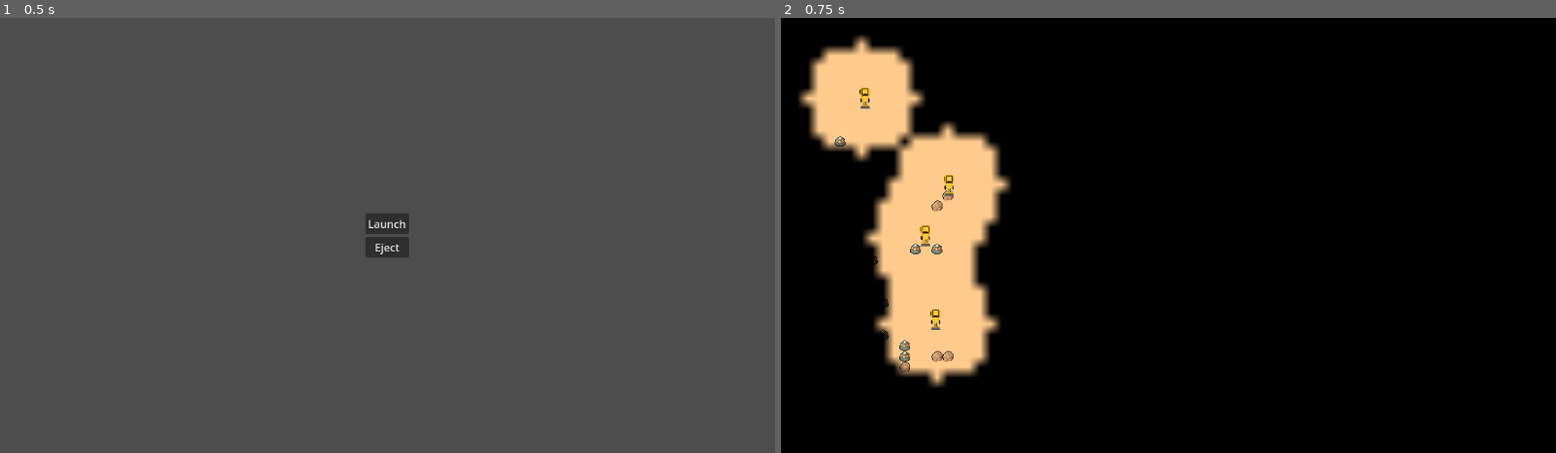
Above: before the commit, frames 1-2 (left to right).
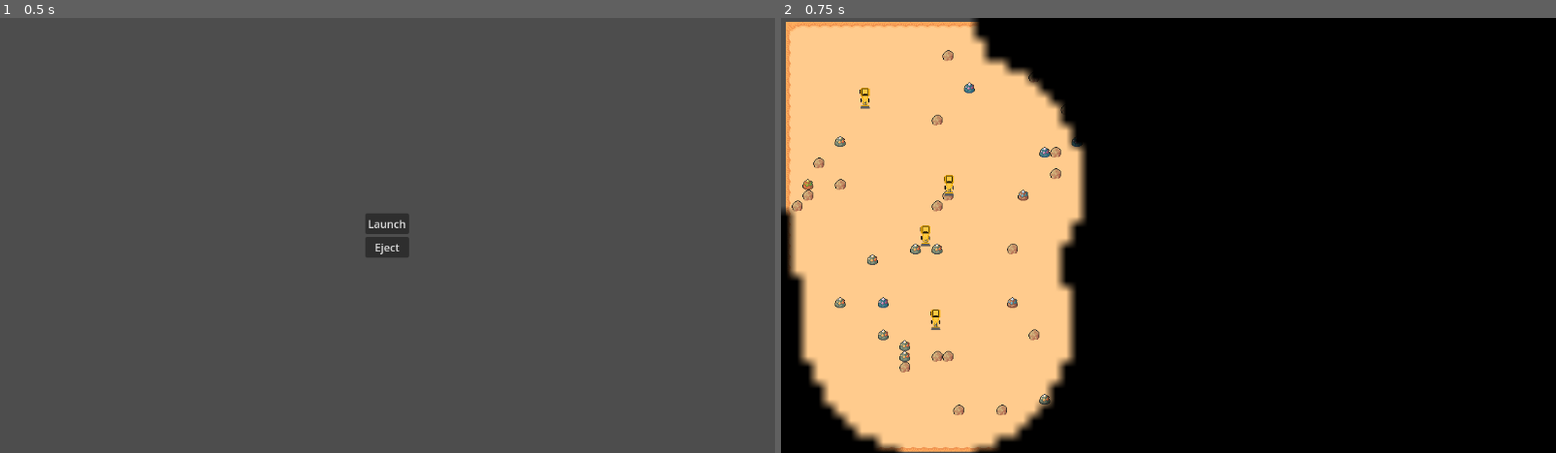
Above: after the commit, the same moments.

Repository: mwheatcs/lithosphere.io
Game: Godot game, scene res://scenes/menu.tscn
The game is run twice, just before and just after one commit, with the same random seed, the same clock (stepped at 60 frames per second) and the same inputs.
Inputs:
- Up to frame 1 (0.5 s): no input
- Up to frame 2 (0.75 s): click "Launch" at 0.5 s

Frame 1 is identical in both runs. In frame 2, 25% of the frame differs, in the area x 0-40%, y 0-100%.

Commit message:
fix: add turning of vehicles

Diff:
--- a/entities/unit/unit.gd
+++ b/entities/unit/unit.gd
@@ -1,9 +1,13 @@
 extends CharacterBody2D
 
 @export var speed := 100.0
+@export var rotation_speed := 8.0  # How fast the unit rotates to face direction
+@export var rotation_threshold := 0.1  # How closely unit must face the direction before moving
+@export var visibility_radius := 200.0  # How far this unit can see (for fog of war)
 var selected := false
 var target := Vector2.ZERO
 var has_target := false
+var is_turning := false  # Track if we're still turning to face target
 
 # Visual indicator for selection
 var selection_indicator
@@ -19,60 +23,100 @@
 	add_to_group("units")
 
 func _process(delta):
-	# Only move if we have a target
+	# Only process if we have a target
 	if has_target:
 		var direction = (target - global_position).normalized()
 
 		# Check if we've reached the target (within a small threshold)
 		if global_position.distance_to(target) < 5.0:
 			has_target = false
+			is_turning = false
+			return
+
+		# Calculate the angle the unit should face
+		# Add PI/2 (90 degrees) so that the initial down direction is "forward"
+		var target_angle = direction.angle() + PI/2
+
+		# Smoothly rotate toward the target angle
+		var angle_diff = wrapf(target_angle - rotation, -PI, PI)
+
+		if abs(angle_diff) > 0.01:  # Small threshold to prevent jitter
+			rotation += angle_diff * min(rotation_speed * delta, 1.0)
+			is_turning = abs(angle_diff) > rotation_threshold
 		else:
+			is_turning = false
+
+		# Only move if we're properly facing the direction
+		if not is_turning:
 			velocity = direction * speed
 			move_and_slide()
+		else:
+			# Stop moving while turning
+			velocity = Vector2.ZERO
+
+	# Force redraw when path changes or when turning
+	if (has_target and selected) or is_turning:
+		queue_redraw()
 
 func _draw():
 	# Only draw collision outline when selected
 	if selected:
 		draw_collision_outline()
 
+		# Draw a path line showing where unit is going
+		if has_target:
+			draw_path_to_target()
+
 		# Only draw selection indicator if we have no external highlight node
 		if not has_node("SelectionHighlight"):
 			# Get the appropriate size for the highlight based on the sprite
 			var size = get_appropriate_highlight_size()
 
-			# Draw a diamond-shaped selection indicator instead of an arc
-			var diamond_points = [
-				Vector2(0, -size),   # Top
-				Vector2(size, 0),    # Right
-				Vector2(0, size),    # Bottom
-				Vector2(-size, 0)    # Left
-			]
-			# Draw diamond outline
-			for i in range(diamond_points.size()):
-				draw_line(
-					diamond_points[i],
-					diamond_points[(i + 1) % diamond_points.size()],
-					Color(0.9, 0.9, 0.2, 0.7),
-					1.5
-				)
 
-# Draws a yellow outline around the unit's actual collision polygon
+# Draws an outline around the unit's actual collision polygon, respecting transforms
 func draw_collision_outline():
-	var outline_color = Color(0, 0, 0, 1.0)  # Bright yellow
+	var outline_color = Color(0, 0, 1, 1)
 	var line_thickness = 2.0
 
-	# Get the collision polygon node (assuming it's named "UnitCollisionPolygon" - adjust name as needed)
-	var collision_polygon = get_node("UnitCollisionPolygon")
+	# Get the collision polygon node
+	var collision_polygon = get_node("CollisionPolygon2D")
 
 	# Check if it exists and has valid polygon data
 	if collision_polygon and collision_polygon is CollisionPolygon2D and not collision_polygon.polygon.is_empty():
 		var points = collision_polygon.polygon
 
-		# Draw the actual collision outline without scaling
+		 # Since _draw is in local coordinates, we need to convert from global to local
+		# Get the global transform of the CollisionPolygon2D and our local transform
+		var polygon_global_transform = collision_polygon.get_global_transform()
+		var local_transform = get_global_transform().affine_inverse()
+
+		# Draw the collision outline with proper transform handling
 		for i in range(points.size()):
-			var start = points[i]
-			var end = points[(i + 1) % points.size()]  # Wrap around to first point
-			draw_line(start, end, outline_color, line_thickness)
+			# Convert points to global space then back to our local drawing space
+			var global_start = polygon_global_transform * points[i]
+			var global_end = polygon_global_transform * points[(i + 1) % points.size()]
+
+			# Convert global points to our local space for drawing
+			var start_pos = local_transform * global_start
+			var end_pos = local_transform * global_end
+
+			draw_line(start_pos, end_pos, outline_color, line_thickness)
+
+# Draws a green line showing unit's path to target
+func draw_path_to_target():
+	if has_target:
+		var line_color = Color(0.0, 0.8, 0.0, 0.8)  # Bright green with slight transparency
+		var line_thickness = 1.5
+
+		# Convert target from global to local coordinates
+		var target_local = to_local(target)
+
+		# Draw line from unit to target
+		draw_line(Vector2.ZERO, target_local, line_color, line_thickness)
+
+		# Draw a small circle at the target location
+		var target_radius = 3.0
+		draw_circle(target_local, target_radius, Color(0.0, 1.0, 0.0, 1.0))
 
 # Helper function to get the appropriate highlight size based on sprite or collision shape
 func get_appropriate_highlight_size():
@@ -131,3 +175,5 @@
 func set_target(pos):
 	target = pos
 	has_target = true
+	is_turning = true  # Start by turning to face target
+	queue_redraw()  # Force redraw to show the path line
--- a/scenes/world.gd
+++ b/scenes/world.gd
@@ -139,9 +139,58 @@
 
 # Command selected units to move to the target position
 func _command_selected_units(target_position):
-	for unit in selected_units:
-		if is_instance_valid(unit):  # Check if unit still exists
-			unit.set_target(target_position)
+	# Skip if no units are selected
+	if selected_units.size() == 0:
+		return
+
+	# Calculate staggered positions around the target
+	var staggered_positions = _calculate_formation_positions(target_position, selected_units.size())
+
+	# Assign each unit a unique position in the formation
+	for i in range(selected_units.size()):
+		var unit = selected_units[i]
+		if is_instance_valid(unit):
+			unit.set_target(staggered_positions[i])
+
+# Calculate positions in a formation around a target point
+func _calculate_formation_positions(center_position, unit_count):
+	var positions = []
+	var spacing = 30.0  # Base spacing between units
+
+	# For a single unit, just use the target position
+	if unit_count == 1:
+		positions.append(center_position)
+		return positions
+
+	# For 2-8 units, arrange in a circle formation
+	if unit_count <= 8:
+		var radius = spacing + (unit_count * 5)  # Scale radius with unit count
+		for i in range(unit_count):
+			var angle = (2 * PI / unit_count) * i
+			var offset = Vector2(cos(angle), sin(angle)) * radius
+			positions.append(center_position + offset)
+	# For larger groups, use a grid formation
+	else:
+		var cols = ceil(sqrt(unit_count))
+		var rows = ceil(unit_count / float(cols))
+
+		# Center the grid on the target position
+		var grid_width = (cols - 1) * spacing
+		var grid_height = (rows - 1) * spacing
+		var start_x = center_position.x - grid_width/2
+		var start_y = center_position.y - grid_height/2
+
+		# Generate grid positions
+		for i in range(unit_count):
+			var row = floor(i / cols)
+			var col = i % cols
+			var pos = Vector2(
+				start_x + (col * spacing),
+				start_y + (row * spacing)
+			)
+			positions.append(pos)
+
+	return positions
 
 # Sets up the fog of war system
 func _setup_fog_of_war():
Empty file removed: entities/resource/resource_base.gd
Not shown, removed: entities/resource/resource_base.gd.uid
